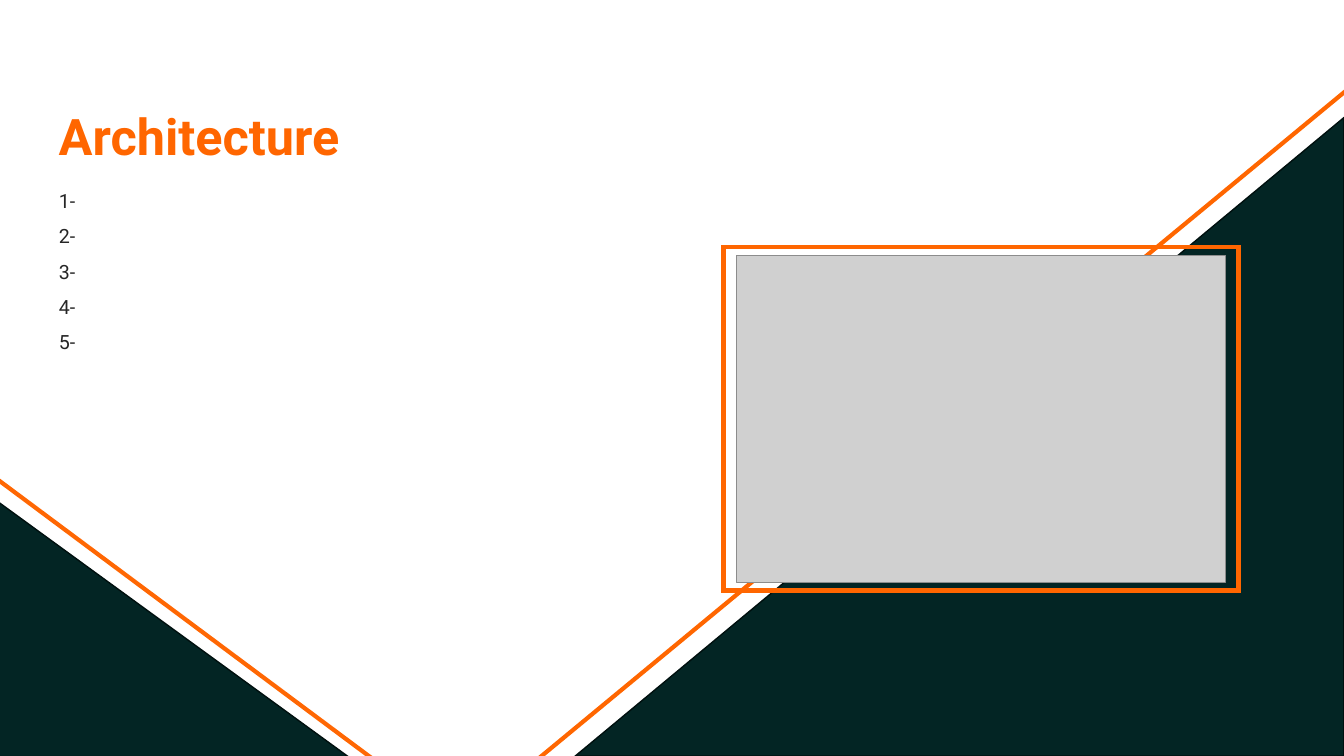
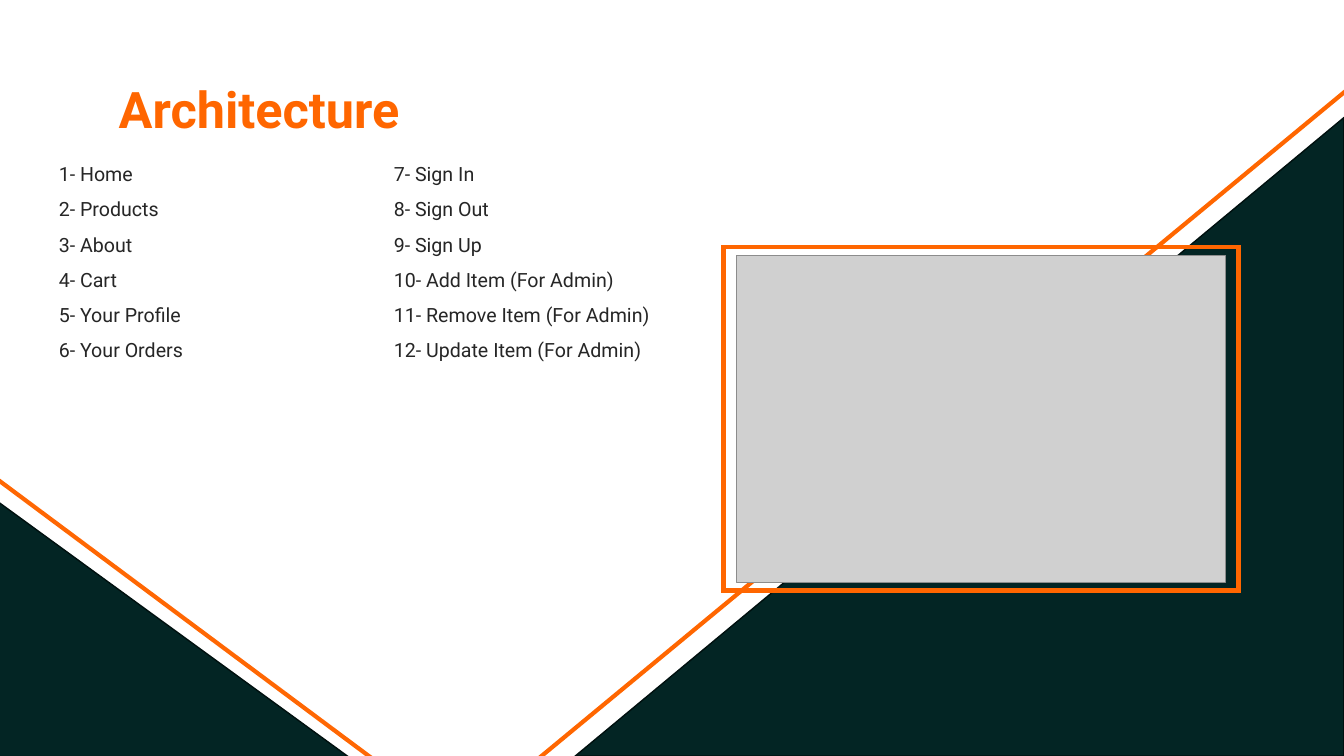
Before and after one commit to MahmoudEasa/Portfolio_E_Commerce, a slide deck: slide 5 of E-commerce_Presentation.pptx. Drawn at 1344x756 pixels with LibreOffice and Linux fonts; fonts in the diff are those of the drawing; grey boxes stand for pictures. Boxes give left, top, right and bottom in pixels: in the first picture for what was removed or moved away, otherwise in the second. Text is boxed around its words. In the diff, an @@ line names an element or a change of style, - is before the commit and + after.

```diff
--- a/E-commerce_Presentation.pptx
+++ b/E-commerce_Presentation.pptx
@@ text "Architecture": place and size @@
-text "Architecture" at [59,117,340,156]
+text "Architecture" at [119,90,400,129]
@@ text "Architecture" at [119,90,400,129]: alignment left to centre @@
@@ text at [59,167,183,357]: text changed @@
-1-
-2-
-3-
-4-
-5-
+1- Home
+2- Products
+3- About
+4- Cart
+5- Your Profile
+6- Your Orders
@@ text added at [394,167,650,361], 14 pt, text #262626 @@
+7- Sign In
+8- Sign Out
+9- Sign Up
+10- Add Item (For Admin)
+11- Remove Item (For Admin)
+12- Update Item (For Admin)
```
Also in this commit, not shown: 1 other slide changed, 2 other files.
